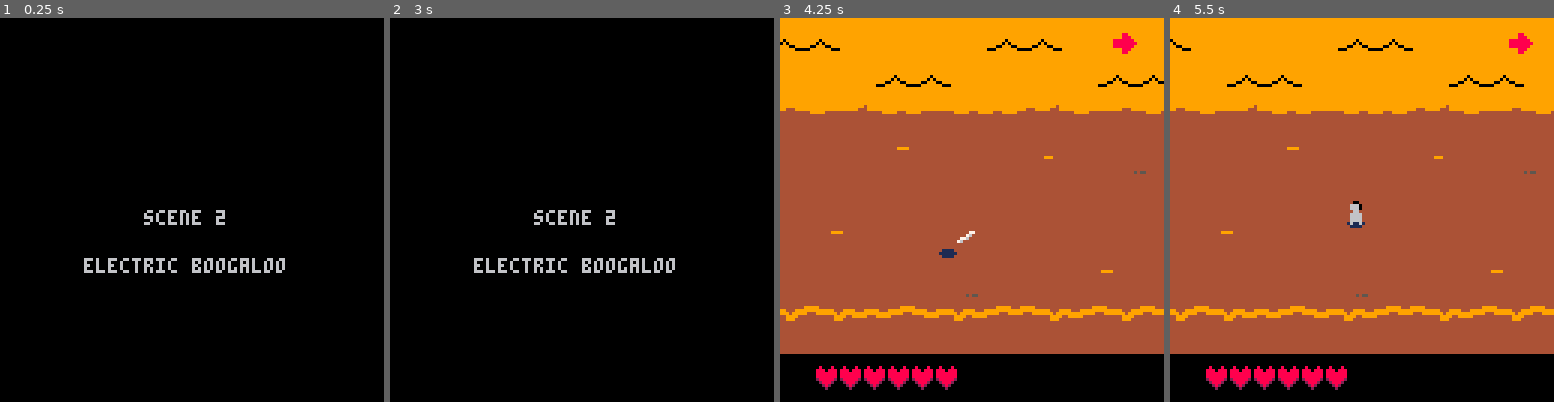
Above: before the commit, frames 1-4 (left to right).
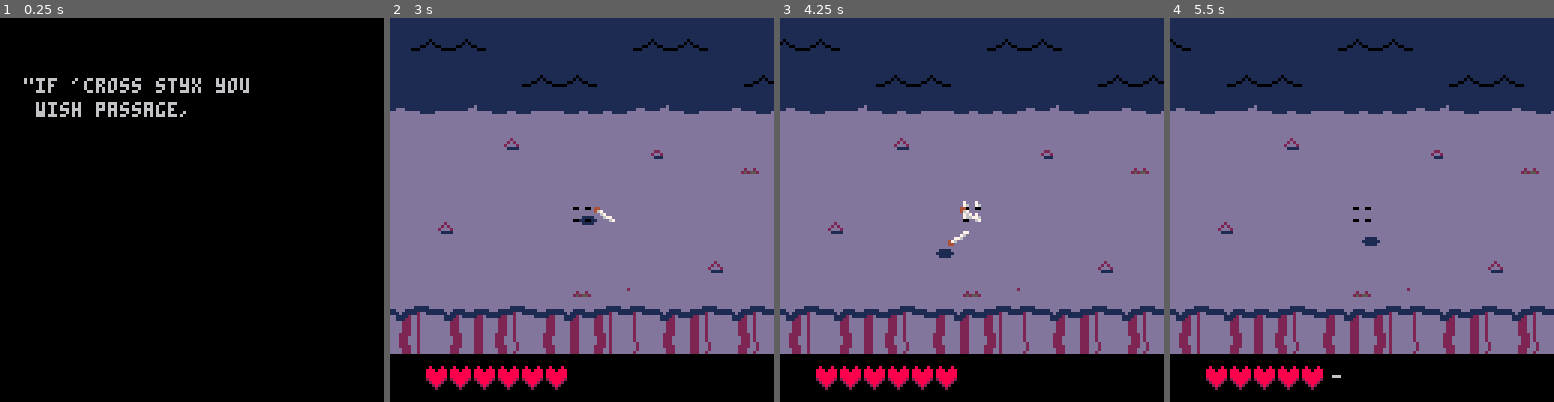
Above: after the commit, the same moments.

Repository: akbiggs/Scuffle
Game: PICO-8 cartridge scuffle.p8
Same seed, same stepped clock (60 frames per second), same inputs: the game is played once before the commit and once after it.
Inputs:
- Up to frame 1 (0.25 s): no input
- Up to frame 2 (3 s): tap X (X key) at 0.33, 1.07, 1.85, 2.97 s; tap O (Z key) at 0.7, 1.7, 2.1, 2.5, 2.9 s; hold Right 1.6-2.1 s; hold Up 2.15-2.42 s; hold Right from 2.47 s (still down)
- Up to frame 3 (4.25 s): release Right at 3.03 s; hold Left 3.08-3.58 s; tap O (Z key) at 3.3, 3.7, 4.1 s; hold Down 3.63-3.97 s; hold Right from 4.02 s (still down); tap X (X key) at 4.08 s
- Up to frame 4 (5.5 s): tap O (Z key) at 4.5, 4.9, 5.3 s; release Right at 4.68 s; hold Up 4.73-5.03 s; hold Left from 5.08 s (still down); tap X (X key) at 5.2 s

The runs differ from the first frame. In frame 1, 2.8% of the frame differs, in the area x 6-75%, y 15-67%; in frame 2, 88%, in the area x 0-100%, y 0-97%; in frame 3, 87%; in frame 4, 87%.

Commit message:
Final map and enemy tweaks

Diff:
--- a/scuffle.p8
+++ b/scuffle.p8
@@ -303,7 +303,7 @@
 function anim:_init(
     start_sprid, end_sprid,
     is_loop, duration, offset,
-    pal_tbl)
+    pal_tbl, palt_tbl)
   -- duration is how many ticks
   -- each frame should last
   duration = duration or 1
@@ -314,6 +314,7 @@
   self.duration = duration
   self.offset = offset or vec()
   self.pal_tbl = pal_tbl
+  self.palt_tbl = palt_tbl
 
   self:reset()
 end
@@ -322,12 +323,12 @@
 -- useful for passing sprites
 -- to functions that expect
 -- animations
-function anim_single(sprid,
-    duration, offset)
+function anim_single(
+    sprid, ...)
   return anim(
       sprid, sprid,
       --[[is_loop=]]false,
-      duration, offset)
+      ...)
 end
 
 function anim:reset()
@@ -368,6 +369,12 @@
 end
 
 function anim:draw(pos, flip_x)
+  if self.palt_tbl then
+    palt(0, false)
+    for c in all(self.palt_tbl) do
+      palt(c, true)
+    end
+  end
   if self.pal_tbl then
     for i = 0,15 do
       if self.pal_tbl[i] then
@@ -384,6 +391,7 @@
     1, 1,
     flip_x)
   if (self.pal_tbl) pal()
+  if (self.palt_tbl) palt()
 end
 
 -- creates an animation
@@ -1286,22 +1294,18 @@
 -- waves of spikes
 function spike:_init(
     pos, offset)
-  if offset == nil
-  then
-    offset = 0
-  end
-
+  offset = offset or 0
   self.pos = pos
 
   self.anim = anim(
     21, 22, true,
-    spike.damaging_time)
+    spike.damaging_time,
+    nil, nil, {14})
 
   -- offset spike timing by
   -- pushing the animation
   -- forward
-  for i=0,offset
-  do
+  for i=1,offset do
     self.anim:update()
   end
 
@@ -1339,11 +1343,7 @@
 end
 
 function spike:draw()
-  palt(0, false)
-  palt(14, true)
   self.anim:draw(self.pos)
-  palt(14, false)
-  palt(0, true)
 end
 
 -- enemy waves
@@ -1943,6 +1943,7 @@
 
 function get_stage_1_waves()
   return {
+    wave(0, {spike(vec(60, 60))}),
     wave(60, {
       walker(vec(110, 30), true),
     		walker(vec(10, 60)),
@@ -1960,13 +1961,14 @@
       walker(vec(20, 40)),
     }, {
       lock_cam = false,
-      spawn_health = true,
     }),
     wave(170, {
       walker(vec(25, 80)),
       walker(vec(35, 40)),
       imp(vec(8, -5),
           --[[left=]]false),
+    }, {
+      spawn_health = true
     }),
     wave(220, {
       imp(vec(12, -30),
@@ -1987,14 +1989,14 @@
     wave(40, {
       imp(vec(10, 135)),
       imp(vec(5, -20)),
-      imp(vec(112, 145)),
+      imp(vec(112, 145), true),
     }),
     wave(70, {
       walker(vec(10, 40)),
       walker(vec(15, 55)),
       walker(vec(8, 75)),
-      walker(vec(112, 48)),
-      walker(vec(120, 65)),
+      walker(vec(112, 48), true),
+      walker(vec(120, 65), true),
     }),
     wave(100, {
       seeker(vec(140, -30)),
@@ -2047,8 +2049,8 @@
       lock_cam=false,
     }),
     wave(280, {
-      imp(vec(  118, -10)),
-      imp(vec(  112, 130)),
+      imp(vec(  118, -10), true),
+      imp(vec(  112, 130), true),
       walker(vec(30, 32)),
       walker(vec(30, 70)),
     }, {
@@ -2071,19 +2073,19 @@
       lock_cam = false,
     }),
     wave(392, {
-      walker(vec(200,  40)),
-      walker(vec(200,  60)),
-      walker(vec(200,  80)),
+      walker(vec(200,  40), true),
+      walker(vec(200,  60), true),
+      walker(vec(200,  80), true),
     }, {
       lock_cam = true,
       spawn_health = true,
     }),
     wave(496, {
-      imp(vec(100, -80)),
-      imp(vec(118, -20)),
-      imp(vec(112, 130)),
-      imp(vec(107, 190)),
-      imp(vec(102, 160)),
+      imp(vec(100, -80), true),
+      imp(vec(118, -20), true),
+      imp(vec(112, 130), true),
+      imp(vec(107, 190), true),
+      imp(vec(102, 160), true),
       imp(vec(50,  142)),
       walker(vec(-20,  30)),
       walker(vec(-54,  80)),
@@ -2233,7 +2235,7 @@
 		-- buttons, skip it
 		state.skip_intro_presses = 0
 
-  start_stage(2, state)
+  start_stage(1, state)
 
   -- uncomment this to
   -- skip long intro
